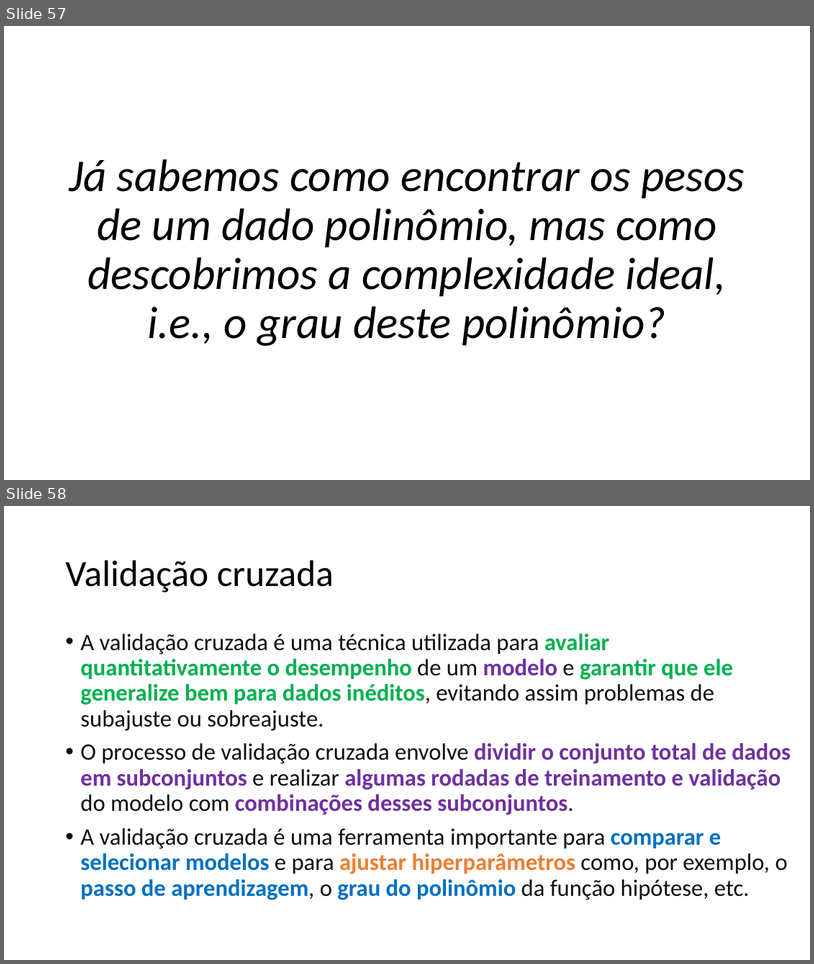
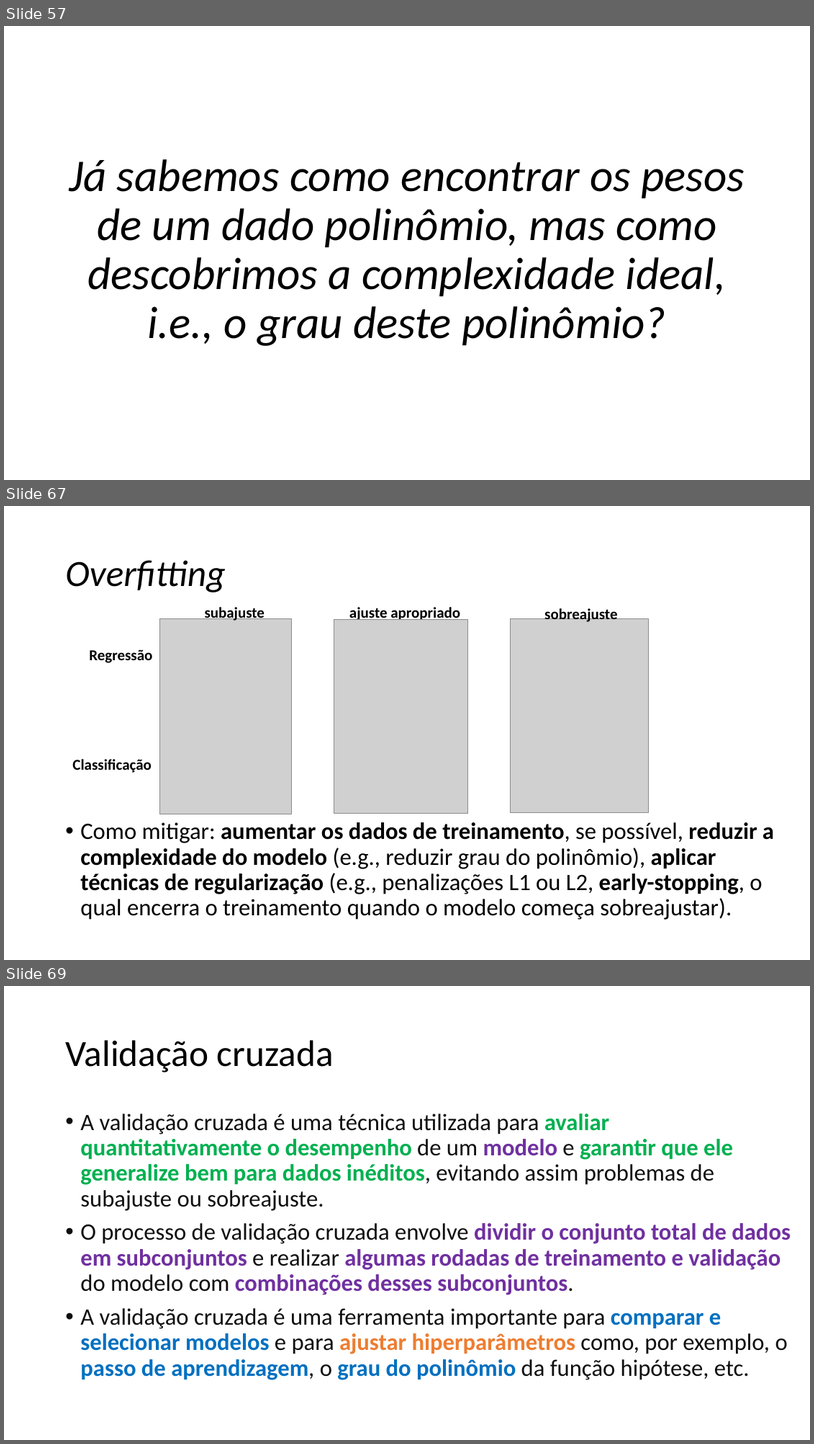
Before and after one commit to zz4fap/c24_inteligencia_artificial, a slide deck: slides/C24_Regressão.pptx. Shown one above the other, each under a label of ours: slides 57 and 58 before the commit, slides 57, 67 and 69 after it; the slides between them are not shown. The pictures are 814x964 and 814x1444 pixels, drawn with LibreOffice and Linux fonts; fonts in the diff are those of the drawing; grey boxes stand for pictures. Boxes give left, top, right and bottom in pixels: in the first picture for what was removed or moved away, otherwise in the second. Text is boxed around its words. In the diff, an @@ line names an element or a change of style, - is before the commit and + after.

```diff
--- a/slides/C24_Regressão.pptx
+++ b/slides/C24_Regressão.pptx
@@ slide 67 added at [4,506,810,960], background #FFFFFF @@
@@ title added at [65,560,225,592], 44 pt, text #000000, italic @@
+Overfitting
@@ text added at [205,605,265,620], 18 pt, text #000000, bold @@
+subajuste
@@ text added at [350,605,460,620], 18 pt, text #000000, bold @@
+ajuste apropriado
@@ text added at [545,607,617,622], 18 pt, text #000000, bold @@
+sobreajuste
@@ picture added at [160,618,291,813] @@
@@ picture added at [334,619,468,813] @@
@@ picture added at [511,618,649,812] @@
@@ text added at [89,649,152,663], 18 pt, text #000000, bold @@
+Regressão
@@ text added at [72,759,151,772], 18 pt, text #000000, bold @@
+Classificação
@@ text added at [80,822,774,919], 28 pt, text #000000 @@
+• Como mitigar: aumentar os dados de treinamento, se possível, reduzir a complexidade do modelo (e.g., reduzir grau do polinômio), aplicar técnicas de regularização (e.g., penalizações L1 ou L2, early-stopping, o qual encerra o treinamento quando o modelo começa sobreajustar).
@@ what was slide 58 is now slide 69 @@
```
Also in this commit, not shown: 1 slide changed, 9 other slides added, 1 slide removed, 1 other file.
